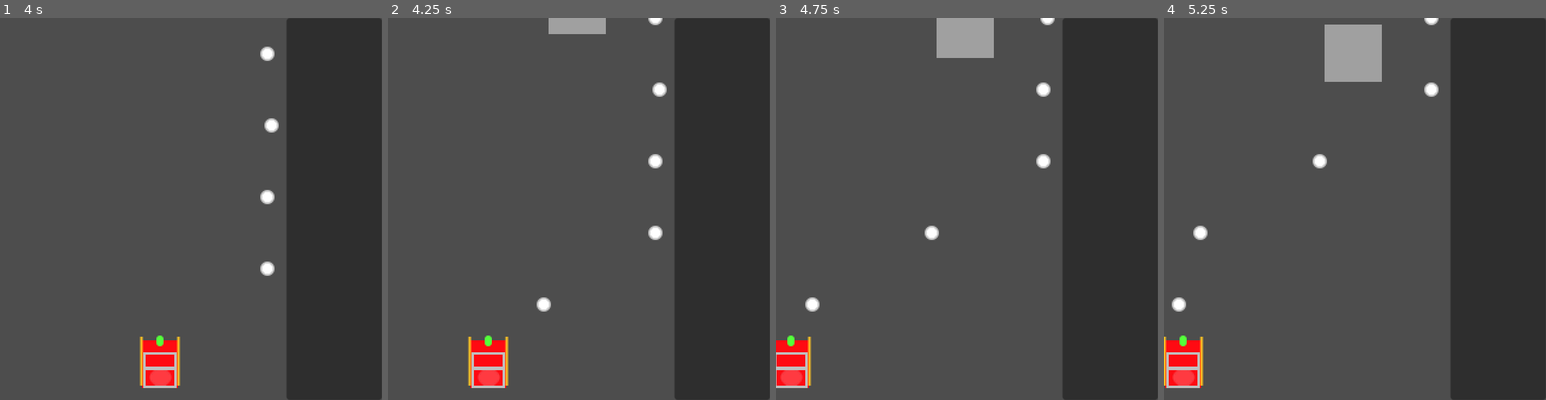
Above: before the commit, frames 1-4 (left to right).
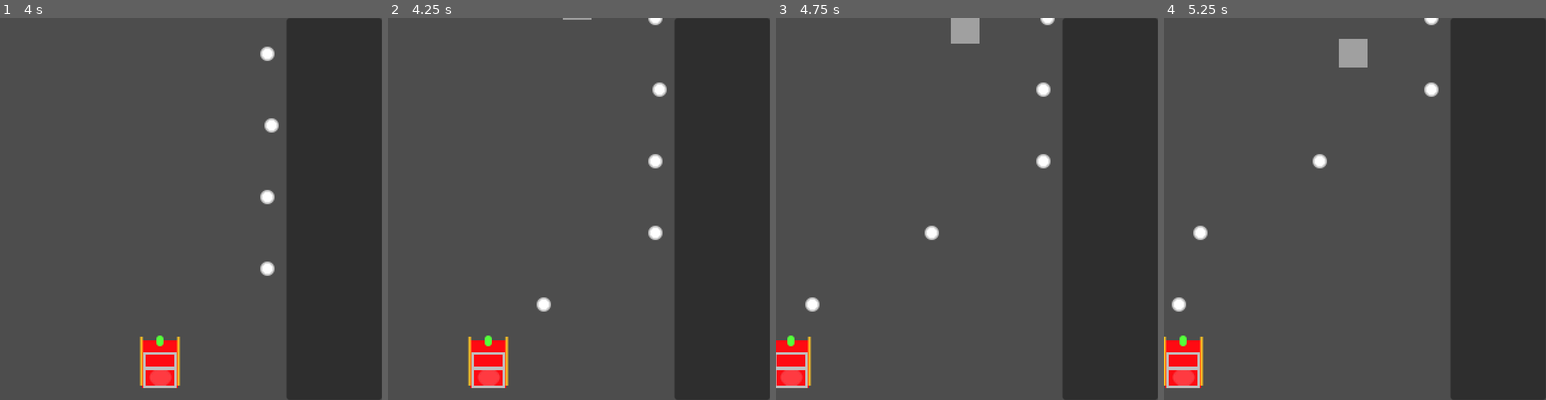
Above: after the commit, the same moments.

Repository: Zoidmania/gdex-2023-winter
Game: Godot game, scene res://stages/stage_north_america.tscn
Two runs of this game, one before a commit and one after it. Both use one fixed random seed, a clock stepped at 60 frames per second and the inputs below. The engine's default icon, where the game draws it, is replaced by a stand-in: a white triangle on a blue panel in a dark square.
Inputs:
- Up to frame 1 (4 s): tap Enter at 0.5 s; hold Right (santa_move_right) 0.53-1.28 s; tap Space (santa_shoot) every 0.75 s from 0.6 to 3.6 s; hold Down (santa_move_down) 1.28-2.03 s; hold Right (santa_move_right) 2.03-2.78 s; hold Up (santa_move_up) 2.78-3.53 s; hold Left (santa_move_left) from 3.53 s (still down)
- Up to frame 2 (4.25 s): keep holding Left (santa_move_left)
- Up to frame 3 (4.75 s): keep holding Left (santa_move_left); tap Space (santa_shoot) at 4.35 s
- Up to frame 4 (5.25 s): release Left (santa_move_left) at 5.03 s; hold Down (santa_move_down) from 5.03 s (still down); tap Space (santa_shoot) at 5.1 s

Frame 1 is identical in both runs. In frame 2, 0.6% of the frame differs, in the area x 42-58%, y 0-5%; in frame 3, 1.1%; in frame 4, 1.7%, in the area x 42-58%, y 1-17%.

Commit message:
shrank enemies to half their size

Diff:
--- a/src/enemies/black_goat.tscn
+++ b/src/enemies/black_goat.tscn
@@ -5,10 +5,10 @@
 [ext_resource type="Texture2D" uid="uid://c4au4tc0qqgbm" path="res://assets/goat-proto/black.png" id="3_xfeca"]
 
 [sub_resource type="CircleShape2D" id="CircleShape2D_soyl6"]
-radius = 32.1403
+radius = 18.0
 
 [sub_resource type="RectangleShape2D" id="RectangleShape2D_ai06l"]
-size = Vector2(64, 64)
+size = Vector2(36, 37)
 
 [node name="BlackGoat" instance=ExtResource("1_rl5lf")]
 script = ExtResource("2_kn77k")
@@ -17,13 +17,14 @@
 texture = ExtResource("3_xfeca")
 
 [node name="VisibleOnScreenNotifier2D" parent="." index="1"]
-position = Vector2(1.90735e-06, 1.90735e-06)
-scale = Vector2(3.2, 3.2)
+position = Vector2(1.43051e-06, 0.500001)
+scale = Vector2(1.8, 1.85)
 
 [node name="CollisionShape2D" type="CollisionShape2D" parent="HitboxComponent" index="0"]
 shape = SubResource("CircleShape2D_soyl6")
 
 [node name="CollisionShape2D" type="CollisionShape2D" parent="HurtboxComponent" index="0"]
+position = Vector2(0, 0.5)
 shape = SubResource("RectangleShape2D_ai06l")
 debug_color = Color(0.92549, 0.196078, 0.478431, 0.419608)
 
--- a/src/enemies/blue_goat.tscn
+++ b/src/enemies/blue_goat.tscn
@@ -5,10 +5,10 @@
 [ext_resource type="Texture2D" uid="uid://cchjeeu8oeobk" path="res://assets/goat-proto/blue.png" id="2_bb8p6"]
 
 [sub_resource type="CircleShape2D" id="CircleShape2D_0flyx"]
-radius = 24.0
+radius = 12.0
 
 [sub_resource type="RectangleShape2D" id="RectangleShape2D_u3jba"]
-size = Vector2(48, 48)
+size = Vector2(24, 24)
 
 [node name="BlueGoat" instance=ExtResource("1_fdyv6")]
 script = ExtResource("2_76axn")
@@ -17,8 +17,8 @@
 texture = ExtResource("2_bb8p6")
 
 [node name="VisibleOnScreenNotifier2D" parent="." index="1"]
-position = Vector2(-4.76837e-07, 4.76837e-07)
-scale = Vector2(2.4, 2.4)
+position = Vector2(9.53674e-07, 9.53674e-07)
+scale = Vector2(1.2, 1.2)
 
 [node name="CollisionShape2D" type="CollisionShape2D" parent="HitboxComponent" index="0"]
 shape = SubResource("CircleShape2D_0flyx")
--- a/src/enemies/green_goat.tscn
+++ b/src/enemies/green_goat.tscn
@@ -5,10 +5,10 @@
 [ext_resource type="Script" path="res://enemies/green_goat.gd" id="2_x3y4g"]
 
 [sub_resource type="CircleShape2D" id="CircleShape2D_55eco"]
-radius = 24.0
+radius = 12.1655
 
 [sub_resource type="RectangleShape2D" id="RectangleShape2D_frijb"]
-size = Vector2(48, 48)
+size = Vector2(24, 24)
 
 [node name="GreenGoat" instance=ExtResource("1_mxpgr")]
 script = ExtResource("2_x3y4g")
@@ -17,8 +17,8 @@
 texture = ExtResource("2_3gjps")
 
 [node name="VisibleOnScreenNotifier2D" parent="." index="1"]
-position = Vector2(-4.76837e-07, 4.76837e-07)
-scale = Vector2(2.4, 2.4)
+position = Vector2(9.53674e-07, 9.53674e-07)
+scale = Vector2(1.2, 1.2)
 
 [node name="CollisionShape2D" type="CollisionShape2D" parent="HitboxComponent" index="0"]
 shape = SubResource("CircleShape2D_55eco")
--- a/src/enemies/grey_goat.tscn
+++ b/src/enemies/grey_goat.tscn
@@ -5,10 +5,10 @@
 [ext_resource type="Texture2D" uid="uid://buiu8vvlh228g" path="res://assets/goat-proto/grey.png" id="3_o2mxf"]
 
 [sub_resource type="CircleShape2D" id="CircleShape2D_efn7n"]
-radius = 24.0832
+radius = 12.0416
 
 [sub_resource type="RectangleShape2D" id="RectangleShape2D_we7jl"]
-size = Vector2(48, 48)
+size = Vector2(24, 24)
 
 [node name="GreyGoat" instance=ExtResource("1_ep3g3")]
 script = ExtResource("2_5ff6s")
@@ -17,8 +17,8 @@
 texture = ExtResource("3_o2mxf")
 
 [node name="VisibleOnScreenNotifier2D" parent="." index="1"]
-position = Vector2(4.76837e-07, 4.76837e-07)
-scale = Vector2(2.4, 2.4)
+position = Vector2(-9.53674e-07, -9.53674e-07)
+scale = Vector2(1.2, 1.2)
 
 [node name="CollisionShape2D" type="CollisionShape2D" parent="HitboxComponent" index="0"]
 shape = SubResource("CircleShape2D_efn7n")
--- a/src/enemies/purple_goat.tscn
+++ b/src/enemies/purple_goat.tscn
@@ -5,10 +5,10 @@
 [ext_resource type="Texture2D" uid="uid://d1fhjbj01e62t" path="res://assets/goat-proto/purple.png" id="3_1c0x5"]
 
 [sub_resource type="CircleShape2D" id="CircleShape2D_t10bl"]
-radius = 24.0
+radius = 12.0
 
 [sub_resource type="RectangleShape2D" id="RectangleShape2D_of1yw"]
-size = Vector2(48, 48)
+size = Vector2(24, 24)
 
 [node name="PurpleGoat" instance=ExtResource("1_die8d")]
 script = ExtResource("2_00ano")
@@ -17,8 +17,8 @@
 texture = ExtResource("3_1c0x5")
 
 [node name="VisibleOnScreenNotifier2D" parent="." index="1"]
-position = Vector2(4.76837e-07, 4.76837e-07)
-scale = Vector2(2.4, 2.4)
+position = Vector2(-9.53674e-07, -9.53674e-07)
+scale = Vector2(1.2, 1.2)
 
 [node name="CollisionShape2D" type="CollisionShape2D" parent="HitboxComponent" index="0"]
 shape = SubResource("CircleShape2D_t10bl")
--- a/src/enemies/red_goat.tscn
+++ b/src/enemies/red_goat.tscn
@@ -5,10 +5,10 @@
 [ext_resource type="Texture2D" uid="uid://d1cdxhwchvmxe" path="res://assets/goat-proto/red.png" id="3_c32gt"]
 
 [sub_resource type="CircleShape2D" id="CircleShape2D_b7mgx"]
-radius = 24.0208
+radius = 12.0
 
 [sub_resource type="RectangleShape2D" id="RectangleShape2D_rjax2"]
-size = Vector2(48, 48)
+size = Vector2(24, 24)
 
 [node name="RedGoat" instance=ExtResource("1_ihi6f")]
 script = ExtResource("2_248rr")
@@ -17,8 +17,8 @@
 texture = ExtResource("3_c32gt")
 
 [node name="VisibleOnScreenNotifier2D" parent="." index="1"]
-position = Vector2(4.76837e-07, 4.76837e-07)
-scale = Vector2(2.4, 2.4)
+position = Vector2(-9.53674e-07, -9.53674e-07)
+scale = Vector2(1.2, 1.2)
 
 [node name="CollisionShape2D" type="CollisionShape2D" parent="HitboxComponent" index="0"]
 shape = SubResource("CircleShape2D_b7mgx")
--- a/src/enemies/white_goat.tscn
+++ b/src/enemies/white_goat.tscn
@@ -5,10 +5,10 @@
 [ext_resource type="Texture2D" uid="uid://j6r87u4mpi4d" path="res://assets/goat-proto/white.png" id="2_suvcx"]
 
 [sub_resource type="CircleShape2D" id="CircleShape2D_50g1u"]
-radius = 24.0
+radius = 12.0
 
 [sub_resource type="RectangleShape2D" id="RectangleShape2D_v1d77"]
-size = Vector2(48, 48)
+size = Vector2(24, 24)
 
 [node name="WhiteGoat" instance=ExtResource("1_px8h7")]
 script = ExtResource("2_qdfma")
@@ -17,8 +17,8 @@
 texture = ExtResource("2_suvcx")
 
 [node name="VisibleOnScreenNotifier2D" parent="." index="1"]
-position = Vector2(-4.76837e-07, -5.96046e-07)
-scale = Vector2(2.4, 2.4)
+position = Vector2(-9.53674e-07, -4.76837e-07)
+scale = Vector2(1.2, 1.2)
 
 [node name="CollisionShape2D" type="CollisionShape2D" parent="HitboxComponent" index="0"]
 shape = SubResource("CircleShape2D_50g1u")
--- a/src/enemies/yellow_goat.tscn
+++ b/src/enemies/yellow_goat.tscn
@@ -5,10 +5,10 @@
 [ext_resource type="Script" path="res://enemies/yellow_goat.gd" id="2_kwgp4"]
 
 [sub_resource type="CircleShape2D" id="CircleShape2D_o5cgq"]
-radius = 24.0
+radius = 12.0416
 
 [sub_resource type="RectangleShape2D" id="RectangleShape2D_ksww4"]
-size = Vector2(48, 48)
+size = Vector2(24, 24)
 
 [node name="YellowGoat" instance=ExtResource("1_y31yr")]
 script = ExtResource("2_kwgp4")
@@ -17,8 +17,8 @@
 texture = ExtResource("2_ayh1o")
 
 [node name="VisibleOnScreenNotifier2D" parent="." index="1"]
-position = Vector2(-4.76837e-07, 4.76837e-07)
-scale = Vector2(2.4, 2.4)
+position = Vector2(9.53674e-07, 9.53674e-07)
+scale = Vector2(1.2, 1.2)
 
 [node name="CollisionShape2D" type="CollisionShape2D" parent="HitboxComponent" index="0"]
 shape = SubResource("CircleShape2D_o5cgq")
Binary file changed: src/assets/goat-proto/black.png
Binary file changed: src/assets/goat-proto/blue.png
Binary file changed: src/assets/goat-proto/green.png
Binary file changed: src/assets/goat-proto/grey.png
Binary file changed: src/assets/goat-proto/purple.png
Binary file changed: src/assets/goat-proto/red.png
Binary file changed: src/assets/goat-proto/white.png
Binary file changed: src/assets/goat-proto/yellow.png
